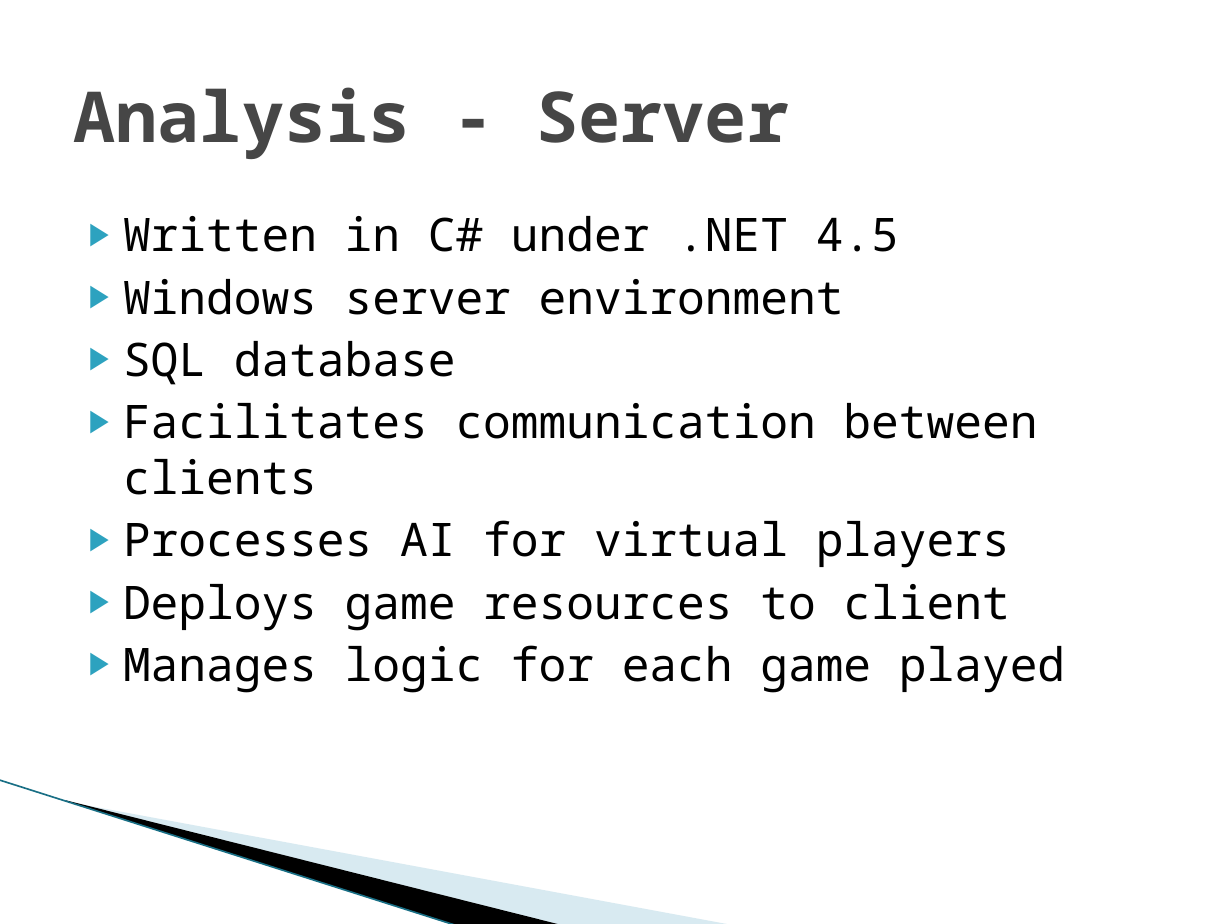
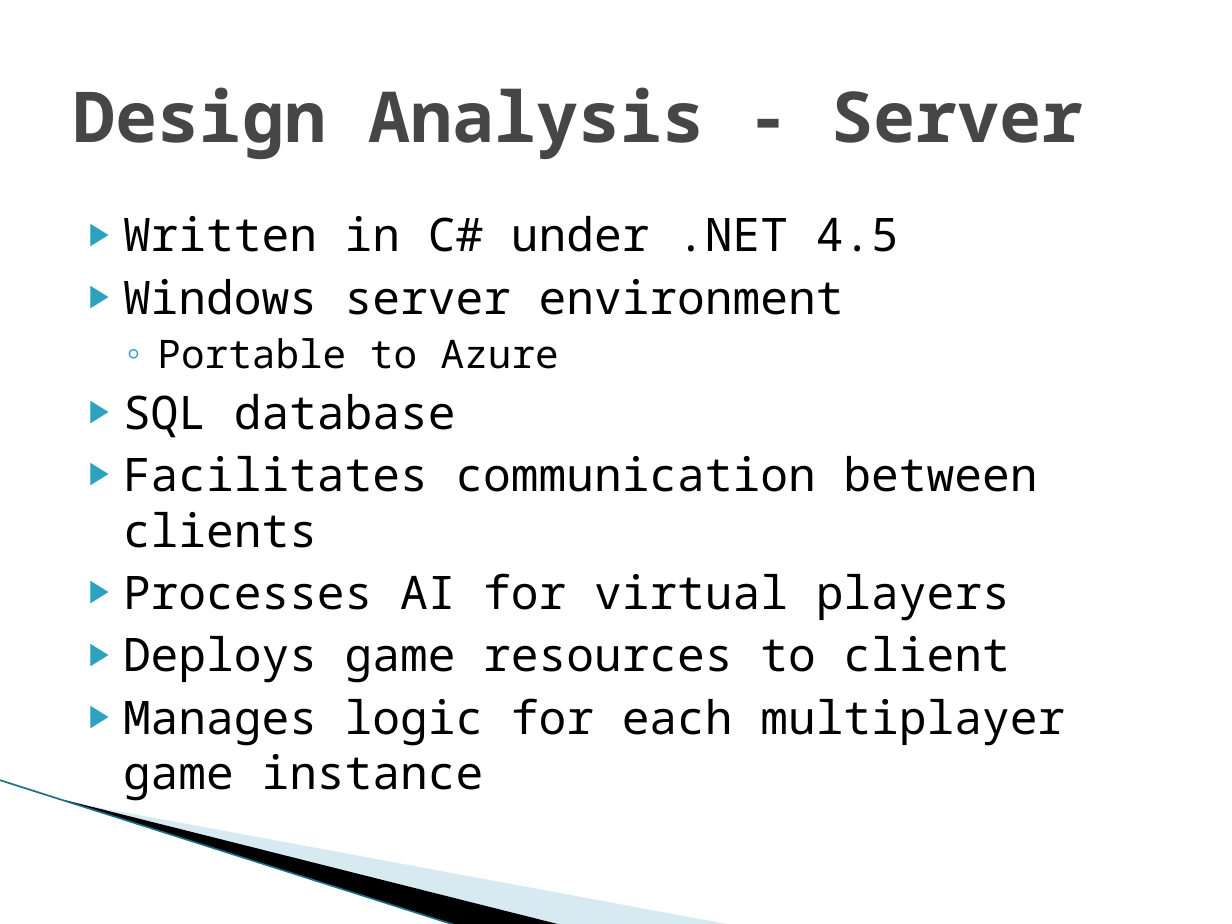
Before and after one commit to SDSMT-CSC/STBMF, a slide deck: slide 6 of Sprint1_Documents/Sprint 1 Review.pptx. Drawn at 1232x924 pixels with LibreOffice and Linux fonts; fonts in the diff are those of the drawing; background and template pictures are left out. Boxes give left, top, right and bottom in pixels: in the first picture for what was removed or moved away, otherwise in the second. Text is boxed around its words. In the diff, an @@ line names an element or a change of style, - is before the commit and + after.

```diff
--- a/Sprint1_Documents/Sprint 1 Review.pptx
+++ b/Sprint1_Documents/Sprint 1 Review.pptx
@@ title at box(74, 87, 1083, 159): text changed @@
-Analysis - Server
+Design Analysis - Server
@@ text at box(157, 338, 559, 369): paragraph added @@
+  ◦ Portable to Azure
@@ text at box(123, 698, 1065, 801): text changed @@
-▶ Manages logic for each game played
+▶ Manages logic for each multiplayer game instance
```
Also in this commit, not shown: 4 other slides changed, 2 slides added, 2 slides removed, 3 other files.
